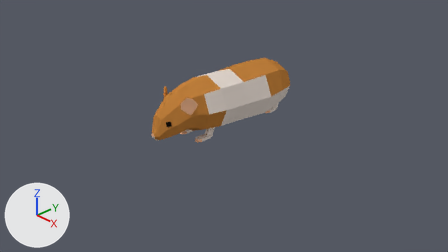
What one commit did to the Blender file Assets/Art/3D/Hamster/Hamster_Blender.blend.
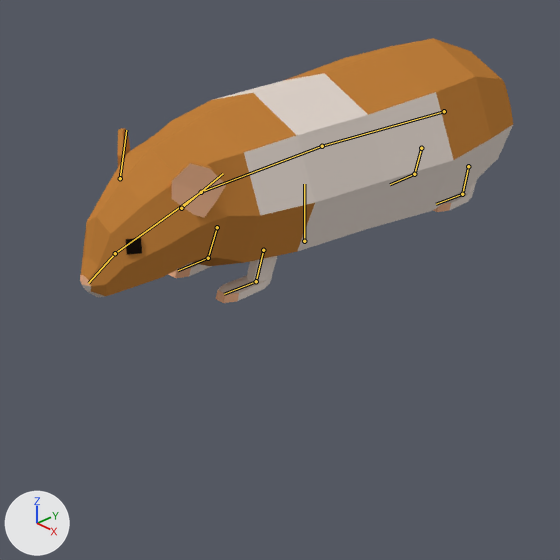
There are two pictures of each version: one from the file's camera 'Camera', one close up on the part from 28% to 68% of the width and 18% to 89% of the height. The lights are fixed; the arrows at lower left show +X, +Y and +Z. The first two pictures are the older version. The bones that bend it are drawn over the model as lines in the close-ups.

Objects in the first close-up: 'Mesh_Hamster'.
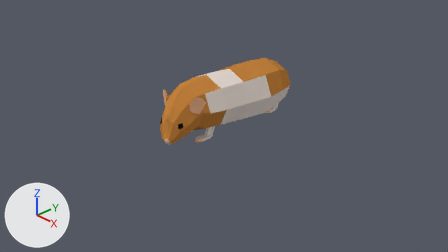
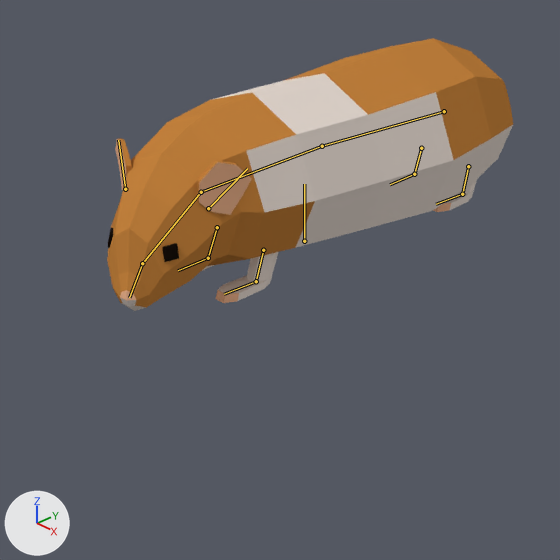
The newer file adds an action. The first version stands in its rest pose; the second is drawn at frame 130 of the action 'Hamster_Die'.

What differs and where, as boxes (x1, y1, x2, y2) in the close-ups (560 x 560 px):
'Mesh_Hamster', posed (6% narrower): before (80, 38, 513, 303); after (107, 38, 513, 311)
bone 'Head', root to tip: before (201, 192) to (115, 253); after (201, 192) to (142, 263)
bone 'Nose', root to tip: before (115, 253) to (88, 283); after (142, 263) to (129, 297)

The change in detail:
Bone 'Head' (bone_head) turns from (0, 0, 0) to (1, -5, -18) degrees about its own x, y and z.
Bone 'Nose' (bone_nose) turns from (0, 0, 0) to (0, -5, -8) degrees about its own x, y and z.
